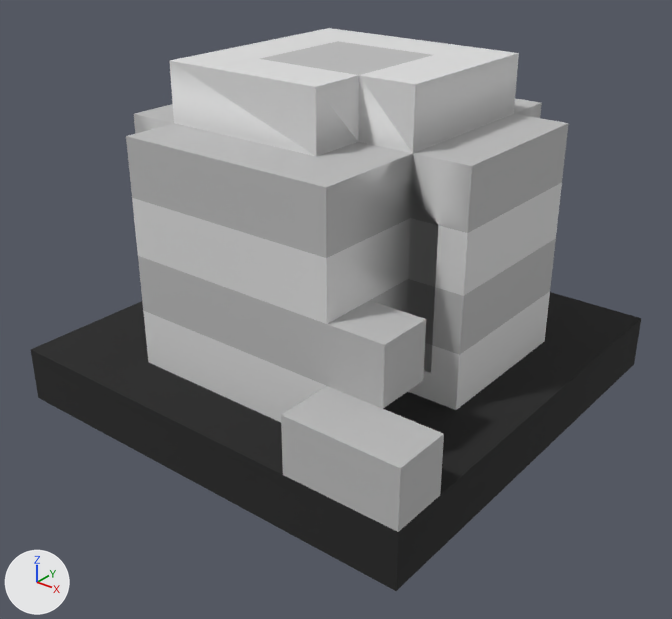
What one commit did to the OBJ model assets/models/ingredients/SpiderSilk.obj.
The view is the same before and after, from a 50 mm lens placed at (0.94, -1.204, 0.988), pointed at (0.01, -0.042, 0.268). Arrows for +X, +Y and +Z are at lower left; the lights stay in place. Where no turn or scale is listed for an object, it has been applied to the vertices.

The older version as bpy lines, for what is in view:
```python
me_untitled = bpy.data.meshes.new('Untitled')
me_untitled.from_pydata(...)  # 114 vertices, 266 faces; spans x -0.4..0.4, y -0.4..0.4, z 0.0..0.7
me_untitled.materials.append(mat_palette_008)  # picture img_spidersilk_png
ob_untitled = bpy.data.objects.new('Untitled', me_untitled)
ob_untitled.location = (0.0, 0.0, 0.0)
```
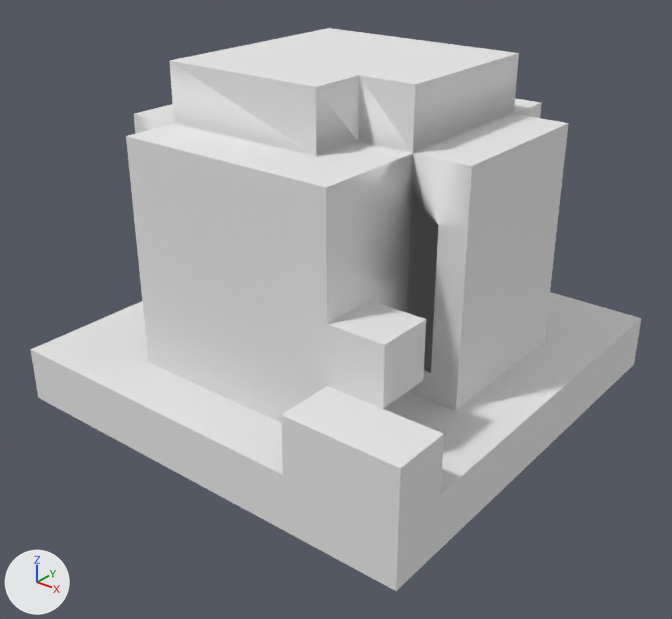
Location of each change, (x1, y1, x2, y2) in pixels of the pictures (672 x 619 px):
'Untitled', recoloured
    both: (30, 38, 641, 591)

The change in detail:
Material 'palette' (mat_palette) is new.
Its base color is (0.8, 0.8, 0.8) (white #e7e7e7).
Its roughness is 1.0.
me_untitled has 114 vertices, 266 faces and spans x -0.4..0.4, y -0.4..0.4, z 0.0..0.7.
me_untitled no longer uses material mat_palette_008 (picture img_spidersilk_png).
me_untitled now uses material mat_palette (white #e7e7e7).
